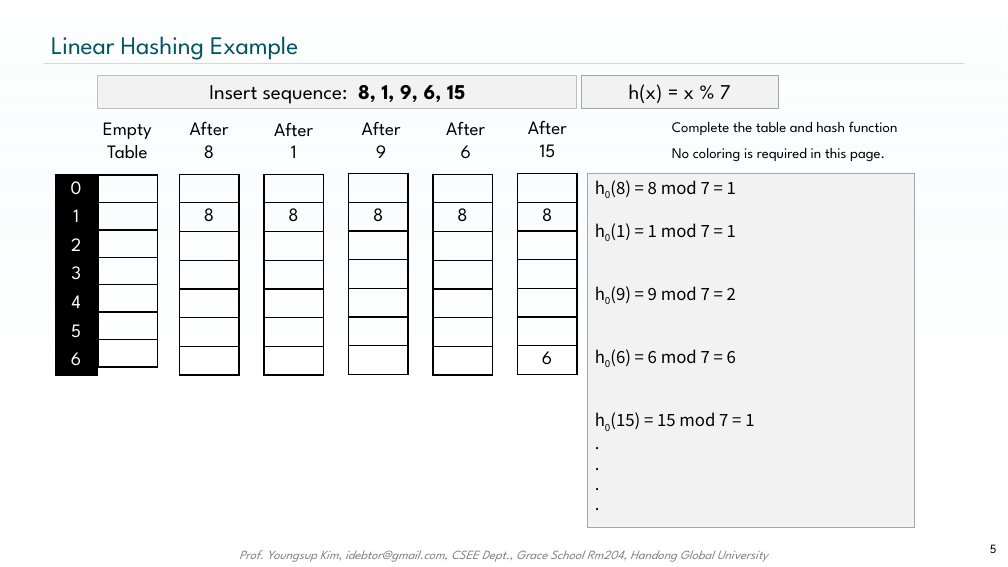
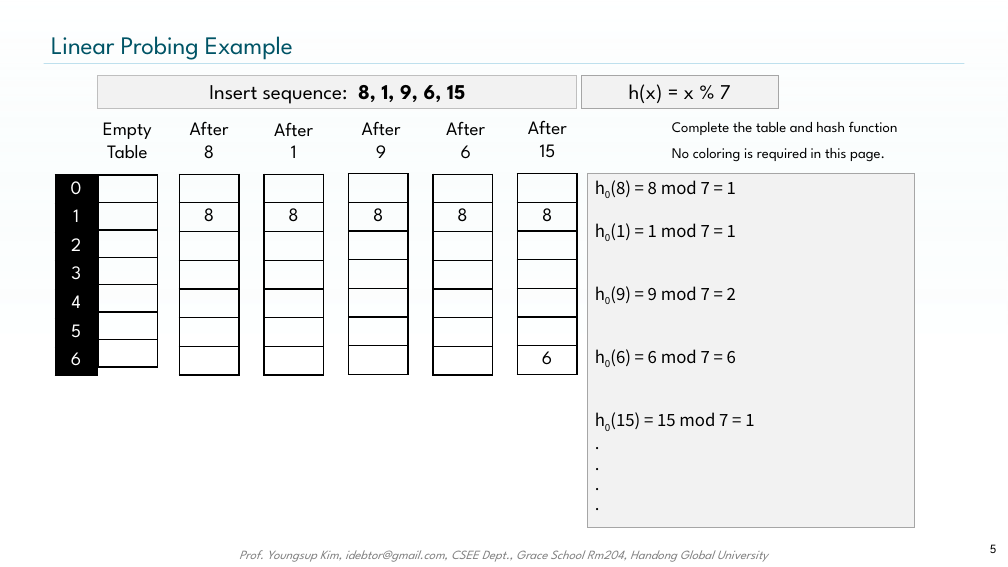
Before and after one commit to idebtor/nowic, a slide deck: slide 5 of ppts/PSet Final HashingQuiz.pptx. Drawn at 1008x567 pixels with LibreOffice and Linux fonts; fonts in the diff are those of the drawing; background and template pictures are left out. Boxes give left, top, right and bottom in pixels: in the first picture for what was removed or moved away, otherwise in the second. Text is boxed around its words. In the diff, an @@ line names an element or a change of style, - is before the commit and + after.

```diff
--- a/ppts/PSet Final HashingQuiz.pptx
+++ b/ppts/PSet Final HashingQuiz.pptx
@@ title at (51,36,293,60): text changed @@
-Linear Hashing Example
+Linear Probing Example
```
Also in this commit, not shown: 1 other slide changed.
